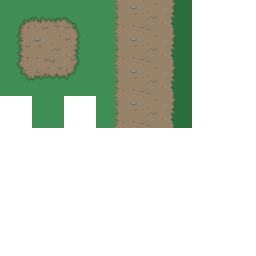
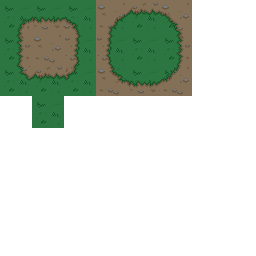
Layered file, before and after one edit (256x256). Changes by layer:
painted on "Background" over [0, 0, 192, 128]
